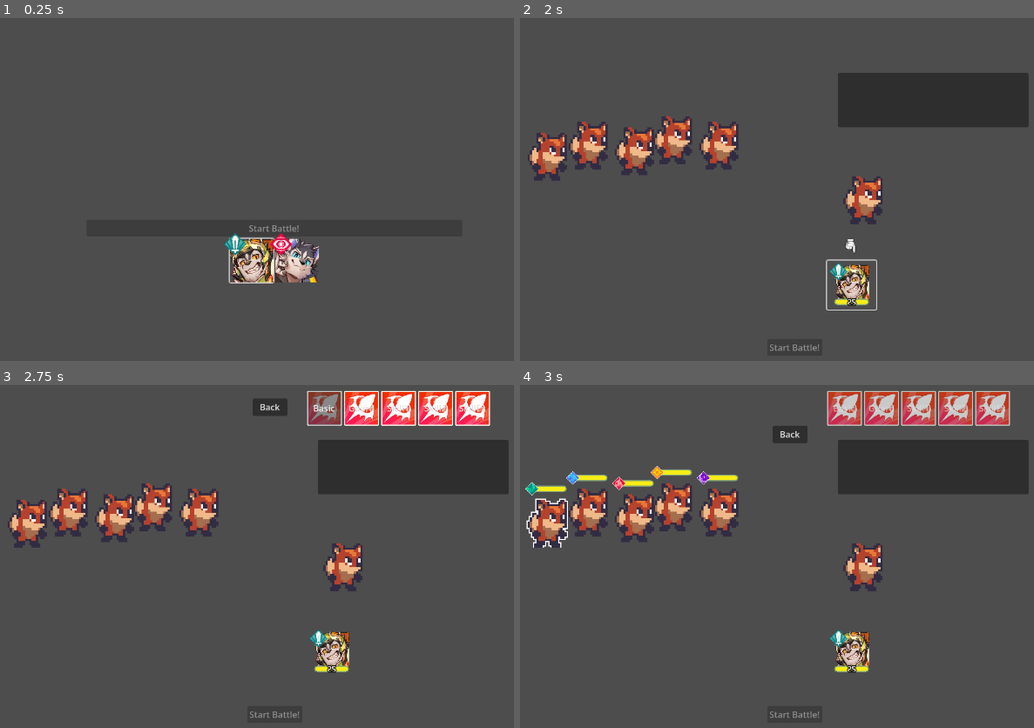
Above: before the commit, frames 1-4 (two rows, left to right).
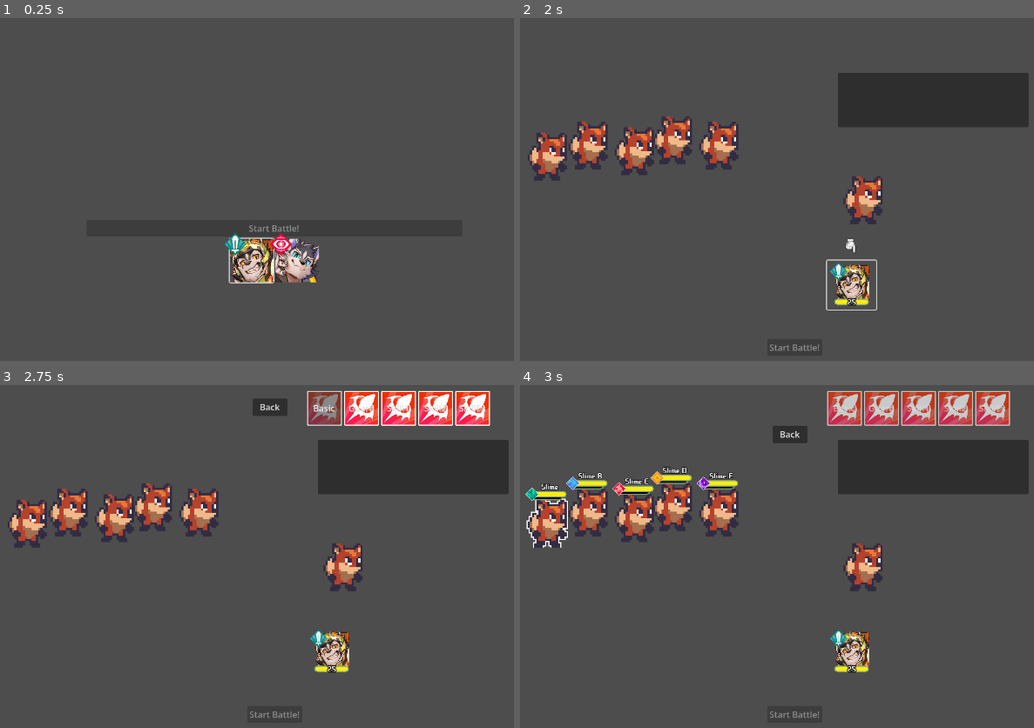
Above: after the commit, the same moments.

Repository: freshlybakedsnep/CMSC197-FinalProject
Game: Godot game, scene res://scenes/party_selection.tscn
The game is run twice, just before and just after one commit, with the same random seed, the same clock (stepped at 60 frames per second) and the same inputs. The engine's default icon, where the game draws it, is replaced by a stand-in: a white triangle on a blue panel in a dark square.
Inputs (mouse positions are in pixels of both pictures, inside the frame that each line leads up to):
- Up to frame 1 (0.25 s): no input
- Up to frame 2 (2 s): click (771, 261) at 0.5 s; click "Start Battle!" at 1.25 s
- Up to frame 3 (2.75 s): click (334, 652) at 2 s
- Up to frame 4 (3 s): click "BasicAttack" at 2.75 s

Frames 1-3 are identical in both runs. In frame 4, 1.6% of the frame differs, in the area x 1-43%, y 23-34%.
Error after the commit: Invalid call. Nonexistent function 'lock_entities' in base 'Resource (Ability)'. (res://scenes/entity/entity_enemy.gd:32)

Commit message:
refactor: made entity hp bar logic and structure distinct from base scene
- enemy hp bars now include the entity's name and charge bar below

Diff:
--- a/scenes/entity/entity.gd
+++ b/scenes/entity/entity.gd
@@ -9,7 +9,6 @@
 var damage_text : PackedScene = preload("res://scenes/ui/damage_text.tscn")
 @onready var statuses: Node = $Statuses
 @onready var hp_bar: HPBar = $HPBar
-@onready var element_icon : TextureRect = $HPBar.get_child(0).get_child(0)
 @onready var sprite: AnimatedSprite2D = $Sprite
 @onready var target_component: Button = $TargetComponent
 
@@ -38,13 +37,7 @@
 		if target_component.visible:
 			target_component.release_focus())
 
-	prepare_health_bar()
 	position_health_bar()
-
-func prepare_health_bar() -> void:
-	element_icon.texture = load("res://assets/jobs/El%s.png" % str(data.stats["ELEMENT"]+1))
-	if data is HeroData:
-		element_icon.hide()
 
 func position_health_bar():
 	var frame_tex = sprite.sprite_frames.get_frame_texture(sprite.animation, sprite.frame)
@@ -60,12 +53,19 @@
 
 func do_action() -> void:
 	print("%s uses %s" % [data.entity_name, intent.ability_name])
-	await intent.take_effect(self, current_target)
+	await intent.cast(self)
 	entity_action_over.emit()
 
 func apply_status(status : StatusCondition, stat : StringName) -> void:
 	var t = create_tween()
-	t.tween_property(self, "modulate", Color(0.727, 0.55, 0.383, 1.0), 0.1)
+
+	var c : Color
+	if status.is_buff:
+		c = Color(1.0, 0.816, 0.502, 1.0)
+	else:
+		c = Color(0.596, 0.784, 0.851, 1.0)
+
+	t.tween_property(self, "modulate", c, 0.1)
 	await t.finished
 	t.stop()
 	var x = create_tween()
--- a/scenes/entity/entity.tscn
+++ b/scenes/entity/entity.tscn
@@ -2,7 +2,6 @@
 
 [ext_resource type="Shader" uid="uid://byk63wjvv8dun" path="res://entity_outline.gdshader" id="1_03rkj"]
 [ext_resource type="Texture2D" uid="uid://coix0iaueaui5" path="res://assets/place_holder.png" id="2_uqc13"]
-[ext_resource type="PackedScene" uid="uid://cp0dcct1p2u3d" path="res://scenes/ui/hp_bar.tscn" id="3_nwmpt"]
 
 [sub_resource type="ShaderMaterial" id="ShaderMaterial_03rkj"]
 resource_local_to_scene = true
@@ -38,12 +37,10 @@
 offset = Vector2(0.5, -5)
 
 [node name="Hitbox" type="CollisionShape2D" parent="." unique_id=427758308]
+visible = false
 position = Vector2(-5, -3)
 scale = Vector2(4, 4)
 shape = SubResource("RectangleShape2D_03rkj")
-
-[node name="HPBar" parent="." unique_id=11478821 instance=ExtResource("3_nwmpt")]
-visible = false
 
 [node name="TargetComponent" type="Button" parent="." unique_id=1451731070]
 visible = false
--- a/scenes/entity/entity_enemy.gd
+++ b/scenes/entity/entity_enemy.gd
@@ -1,25 +1,38 @@
 extends Entity
 class_name Enemy
+
+@onready var element_icon : TextureRect = $HPBar/HealthBar/Icon
+@onready var charge: ProgressBar = $HPBar/Charge
 
 func setup(res : UnitData) -> void:
 	data = (res as EnemyData)
 	name = data.entity_name
 
+func position_health_bar():
+	var frame_tex = sprite.sprite_frames.get_frame_texture(sprite.animation, sprite.frame)
+	var sprite_height = frame_tex.get_size().y * sprite.scale.y
+	hp_bar.position.y = -(sprite_height / 2) - 10
+	element_icon.texture = load("res://assets/jobs/El%s.png" % str(data.stats["ELEMENT"]+1))
+	$HPBar/Name.text = name
+	charge.max_value = data.max_charges
+	target_component.position.y = hp_bar.position.y
+
 func new_turn() -> void:
 	intent = data.get_ability()
+	charge.value = data.stats["CHARGE"]
 	set_target()
 
 func end_turn() -> void:
-	data.stats["CHARGE"] = (data.stats["CHARGE"] + 1) % ((data as EnemyData).max_charges + 1)
+	data.stats["CHARGE"] = min(data.stats["CHARGE"] + 1, (data as EnemyData).max_charges)
 	for stat in statuses.get_children():
 		(stat as StatusCondition).reduce_duration()
 
 func set_target() -> void:
 	current_target.clear()
-	intent.lock_sides(self)
-	var valid_targets = intent.match_suitable_targets(self, intent.target)
+	intent.lock_entities(self)
+	var valid_targets = intent.determine_targets(self, intent)
 
-	match intent.mode:
+	match intent.target_mode:
 		Ability.TargetMode.AOE, Ability.TargetMode.RANDOM:
 			current_target.assign(valid_targets)
 		_:
--- a/scenes/entity/entity_enemy.tscn
+++ b/scenes/entity/entity_enemy.tscn
@@ -3,8 +3,11 @@
 [ext_resource type="PackedScene" uid="uid://c6b4l3yqvllgy" path="res://scenes/entity/entity.tscn" id="1_ycqhb"]
 [ext_resource type="Script" uid="uid://cjm3dvyn5y1h7" path="res://scenes/entity/entity_enemy.gd" id="2_2246m"]
 [ext_resource type="Shader" uid="uid://byk63wjvv8dun" path="res://entity_outline.gdshader" id="3_snn0t"]
+[ext_resource type="Script" uid="uid://bbqureqt1r8x1" path="res://scenes/entity/hp_bar.gd" id="4_5x2i8"]
+[ext_resource type="Texture2D" uid="uid://cb5wxytvtgwv" path="res://assets/El4kind5.png" id="5_6yejr"]
+[ext_resource type="FontFile" uid="uid://dmgqmwfwyqfc0" path="res://assets/FOT-Aokane Std.ttf" id="6_6yejr"]
 
-[sub_resource type="ShaderMaterial" id="ShaderMaterial_v2hyp"]
+[sub_resource type="ShaderMaterial" id="ShaderMaterial_e0n8s"]
 resource_local_to_scene = true
 shader = ExtResource("3_snn0t")
 shader_parameter/active = false
@@ -13,8 +16,126 @@
 shader_parameter/alpha_threshold = 0.50000002049012
 shader_parameter/is_bright = false
 
+[sub_resource type="LabelSettings" id="LabelSettings_e0n8s"]
+font = ExtResource("6_6yejr")
+font_size = 12
+outline_size = 4
+outline_color = Color(0, 0, 0, 1)
+
+[sub_resource type="StyleBoxFlat" id="StyleBoxFlat_l5k73"]
+bg_color = Color(0, 0, 0, 1)
+border_width_left = 2
+border_width_top = 2
+border_width_right = 2
+border_width_bottom = 2
+border_color = Color(0.5058824, 0.6313726, 0.47058824, 1)
+corner_radius_top_left = 6
+corner_radius_top_right = 6
+corner_radius_bottom_right = 6
+corner_radius_bottom_left = 6
+corner_detail = 2
+anti_aliasing = false
+anti_aliasing_size = 0.01
+
+[sub_resource type="StyleBoxFlat" id="StyleBoxFlat_orqio"]
+bg_color = Color(0.8195374, 0.01965246, 1.0588765e-06, 1)
+border_width_left = 2
+border_width_top = 2
+border_width_right = 2
+border_width_bottom = 2
+border_color = Color(0.8, 0.8, 0.8, 0)
+corner_radius_top_left = 6
+corner_radius_top_right = 6
+corner_radius_bottom_right = 6
+corner_radius_bottom_left = 6
+corner_detail = 2
+anti_aliasing = false
+anti_aliasing_size = 0.01
+
+[sub_resource type="StyleBoxFlat" id="StyleBoxFlat_vxier"]
+bg_color = Color(0.972549, 0.92941177, 0.08235294, 1)
+border_width_left = 2
+border_width_top = 2
+border_width_right = 2
+border_width_bottom = 2
+border_color = Color(0.8, 0.8, 0.8, 0)
+corner_radius_top_left = 6
+corner_radius_top_right = 6
+corner_radius_bottom_right = 6
+corner_radius_bottom_left = 6
+corner_detail = 2
+anti_aliasing = false
+anti_aliasing_size = 0.01
+
 [node name="Enemy" unique_id=1924993659 instance=ExtResource("1_ycqhb")]
 script = ExtResource("2_2246m")
 
-[node name="Sprite" parent="." index="0" unique_id=229155458]
-material = SubResource("ShaderMaterial_v2hyp")
+[node name="Sprite" parent="." index="1" unique_id=229155458]
+material = SubResource("ShaderMaterial_e0n8s")
+
+[node name="HPBar" type="Node2D" parent="." index="4" unique_id=388698013]
+script = ExtResource("4_5x2i8")
+
+[node name="Name" type="Label" parent="HPBar" index="0" unique_id=1733163130]
+z_index = 2
+anchors_preset = 5
+anchor_left = 0.5
+anchor_right = 0.5
+offset_left = -37.5
+offset_right = 37.5
+offset_bottom = 13.0
+grow_horizontal = 2
+text = "LONGNAME"
+label_settings = SubResource("LabelSettings_e0n8s")
+horizontal_alignment = 1
+vertical_alignment = 2
+
+[node name="Charge" type="ProgressBar" parent="HPBar" index="1" unique_id=2005398798]
+custom_minimum_size = Vector2(60, 12)
+offset_left = -35.0
+offset_top = 19.0
+offset_right = 25.0
+offset_bottom = 31.0
+size_flags_vertical = 4
+mouse_filter = 2
+theme_override_styles/background = SubResource("StyleBoxFlat_l5k73")
+theme_override_styles/fill = SubResource("StyleBoxFlat_orqio")
+step = 1.0
+value = 100.0
+rounded = true
+show_percentage = false
+
+[node name="HealthBar" type="ProgressBar" parent="HPBar" index="2" unique_id=843736757]
+custom_minimum_size = Vector2(64, 12)
+anchors_preset = 8
+anchor_left = 0.5
+anchor_top = 0.5
+anchor_right = 0.5
+anchor_bottom = 0.5
+offset_left = -32.0
+offset_top = 14.0
+offset_right = 32.0
+offset_bottom = 26.0
+grow_horizontal = 2
+grow_vertical = 2
+size_flags_vertical = 4
+mouse_filter = 2
+theme_override_styles/background = SubResource("StyleBoxFlat_l5k73")
+theme_override_styles/fill = SubResource("StyleBoxFlat_vxier")
+value = 100.0
+rounded = true
+show_percentage = false
+
+[node name="Icon" type="TextureRect" parent="HPBar/HealthBar" index="0" unique_id=639128039]
+z_index = 1
+custom_minimum_size = Vector2(24, 24)
+layout_mode = 0
+offset_left = -12.0
+offset_top = -6.0
+offset_right = 12.0
+offset_bottom = 18.0
+size_flags_horizontal = 4
+size_flags_vertical = 4
+mouse_filter = 2
+texture = ExtResource("5_6yejr")
+expand_mode = 1
--- a/scenes/entity/entity_hero.tscn
+++ b/scenes/entity/entity_hero.tscn
@@ -3,8 +3,9 @@
 [ext_resource type="PackedScene" uid="uid://c6b4l3yqvllgy" path="res://scenes/entity/entity.tscn" id="1_3y44u"]
 [ext_resource type="Script" uid="uid://c0vml2prompup" path="res://scenes/entity/entity_hero.gd" id="2_v30cd"]
 [ext_resource type="Shader" uid="uid://byk63wjvv8dun" path="res://entity_outline.gdshader" id="3_eqxr6"]
+[ext_resource type="Script" uid="uid://bbqureqt1r8x1" path="res://scenes/entity/hp_bar.gd" id="4_v43pe"]
 
-[sub_resource type="ShaderMaterial" id="ShaderMaterial_3y44u"]
+[sub_resource type="ShaderMaterial" id="ShaderMaterial_dk4lf"]
 resource_local_to_scene = true
 shader = ExtResource("3_eqxr6")
 shader_parameter/active = false
@@ -13,8 +14,62 @@
 shader_parameter/alpha_threshold = 0.50000002049012
 shader_parameter/is_bright = false
 
+[sub_resource type="StyleBoxFlat" id="StyleBoxFlat_hsu7g"]
+bg_color = Color(0, 0, 0, 1)
+border_width_left = 2
+border_width_top = 2
+border_width_right = 2
+border_width_bottom = 2
+border_color = Color(0.5058824, 0.6313726, 0.47058824, 1)
+corner_radius_top_left = 6
+corner_radius_top_right = 6
+corner_radius_bottom_right = 6
+corner_radius_bottom_left = 6
+corner_detail = 2
+anti_aliasing = false
+anti_aliasing_size = 0.01
+
+[sub_resource type="StyleBoxFlat" id="StyleBoxFlat_j7udw"]
+bg_color = Color(0.972549, 0.92941177, 0.08235294, 1)
+border_width_left = 2
+border_width_top = 2
+border_width_right = 2
+border_width_bottom = 2
+border_color = Color(0.8, 0.8, 0.8, 0)
+corner_radius_top_left = 6
+corner_radius_top_right = 6
+corner_radius_bottom_right = 6
+corner_radius_bottom_left = 6
+corner_detail = 2
+anti_aliasing = false
+anti_aliasing_size = 0.01
+
 [node name="Hero" unique_id=1924993659 instance=ExtResource("1_3y44u")]
 script = ExtResource("2_v30cd")
 
-[node name="Sprite" parent="." index="0" unique_id=229155458]
-material = SubResource("ShaderMaterial_3y44u")
+[node name="Sprite" parent="." index="1" unique_id=229155458]
+material = SubResource("ShaderMaterial_dk4lf")
+
+[node name="HPBar" type="Node2D" parent="." index="4" unique_id=786944719]
+script = ExtResource("4_v43pe")
+
+[node name="HealthBar" type="ProgressBar" parent="HPBar" index="0" unique_id=1658230151]
+custom_minimum_size = Vector2(64, 12)
+anchors_preset = 8
+anchor_left = 0.5
+anchor_top = 0.5
+anchor_right = 0.5
+anchor_bottom = 0.5
+offset_left = -32.0
+offset_top = -6.0
+offset_right = 32.0
+offset_bottom = 6.0
+grow_horizontal = 2
+grow_vertical = 2
+size_flags_vertical = 4
+mouse_filter = 2
+theme_override_styles/background = SubResource("StyleBoxFlat_hsu7g")
+theme_override_styles/fill = SubResource("StyleBoxFlat_j7udw")
+value = 100.0
+rounded = true
+show_percentage = false
--- a/scenes/entity/hp_bar.gd
+++ b/scenes/entity/hp_bar.gd
@@ -3,6 +3,9 @@
 
 signal finished
 var _tween : Tween
+
+func _ready() -> void:
+	hide()
 
 func update(curr : float, maxh : float) -> void:
 	if _tween:
--- a/scenes/ui/hp_bar.tscn
+++ /dev/null
@@ -1,72 +0,0 @@
-[gd_scene format=3 uid="uid://cp0dcct1p2u3d"]
-
-[ext_resource type="Script" uid="uid://bbqureqt1r8x1" path="res://scenes/entity/hp_bar.gd" id="1_wupjp"]
-[ext_resource type="Texture2D" uid="uid://cb5wxytvtgwv" path="res://assets/El4kind5.png" id="1_x8mdd"]
-
-[sub_resource type="StyleBoxFlat" id="StyleBoxFlat_o28gw"]
-bg_color = Color(0, 0, 0, 1)
-border_width_left = 2
-border_width_top = 2
-border_width_right = 2
-border_width_bottom = 2
-border_color = Color(0.5058824, 0.6313726, 0.47058824, 1)
-corner_radius_top_left = 6
-corner_radius_top_right = 6
-corner_radius_bottom_right = 6
-corner_radius_bottom_left = 6
-corner_detail = 2
-anti_aliasing = false
-anti_aliasing_size = 0.01
-
-[sub_resource type="StyleBoxFlat" id="StyleBoxFlat_u86k3"]
-bg_color = Color(0.972549, 0.92941177, 0.08235294, 1)
-border_width_left = 2
-border_width_top = 2
-border_width_right = 2
-border_width_bottom = 2
-border_color = Color(0.8, 0.8, 0.8, 0)
-corner_radius_top_left = 6
-corner_radius_top_right = 6
-corner_radius_bottom_right = 6
-corner_radius_bottom_left = 6
-corner_detail = 2
-anti_aliasing = false
-anti_aliasing_size = 0.01
-
-[node name="HealthBar" type="Node2D" unique_id=839339586]
-script = ExtResource("1_wupjp")
-
-[node name="HealthBar" type="ProgressBar" parent="." unique_id=977206444]
-custom_minimum_size = Vector2(64, 12)
-anchors_preset = 8
-anchor_left = 0.5
-anchor_top = 0.5
-anchor_right = 0.5
-anchor_bottom = 0.5
-offset_left = -32.0
-offset_top = -6.0
-offset_right = 32.0
-offset_bottom = 6.0
-grow_horizontal = 2
-grow_vertical = 2
-size_flags_vertical = 4
-mouse_filter = 2
-theme_override_styles/background = SubResource("StyleBoxFlat_o28gw")
-theme_override_styles/fill = SubResource("StyleBoxFlat_u86k3")
-value = 100.0
-rounded = true
-show_percentage = false
-
-[node name="Icon" type="TextureRect" parent="HealthBar" unique_id=1373308664]
-z_index = 1
-custom_minimum_size = Vector2(24, 24)
-layout_mode = 0
-offset_left = -12.0
-offset_top = -6.0
-offset_right = 12.0
-offset_bottom = 18.0
-size_flags_horizontal = 4
-size_flags_vertical = 4
-mouse_filter = 2
-texture = ExtResource("1_x8mdd")
-expand_mode = 1
